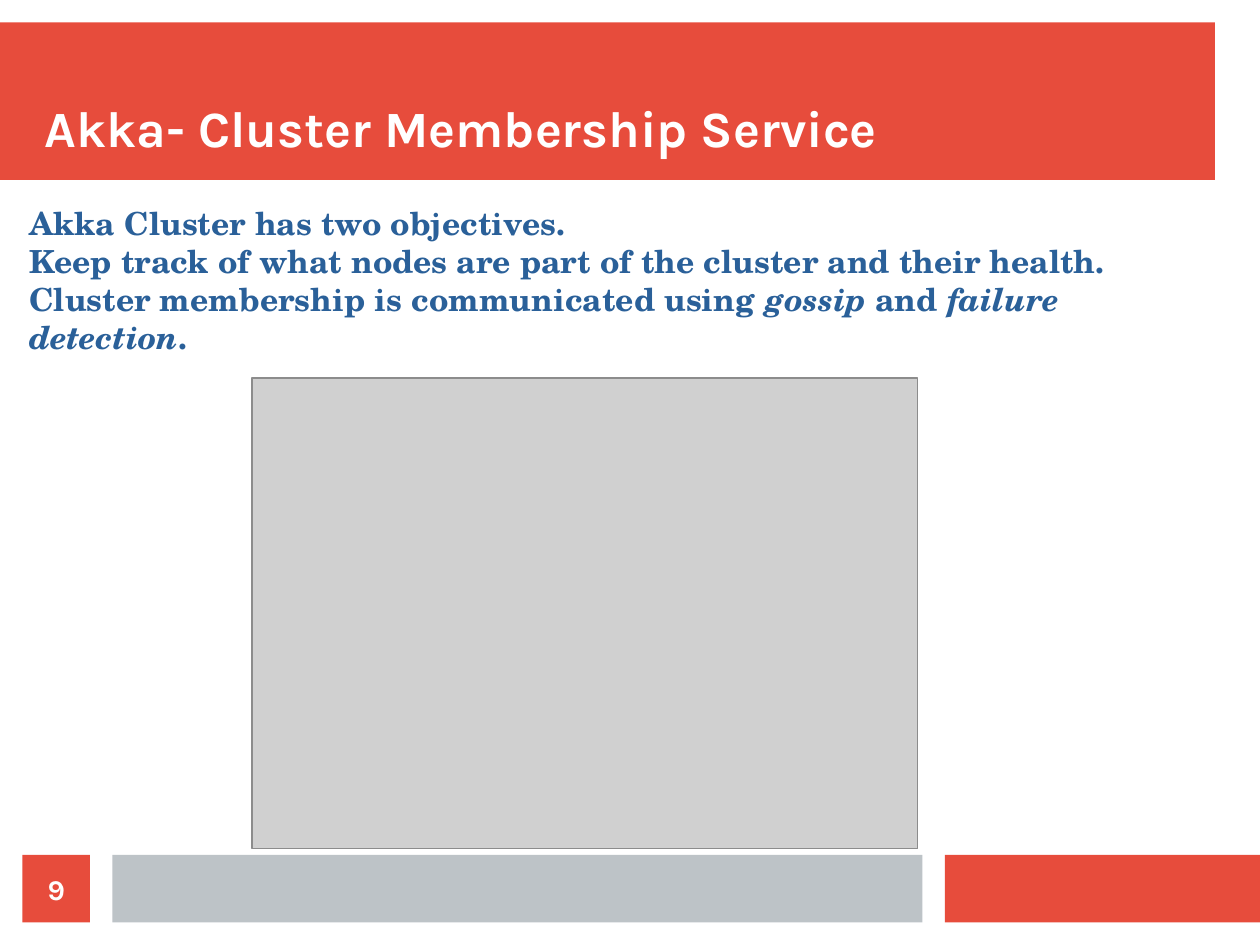
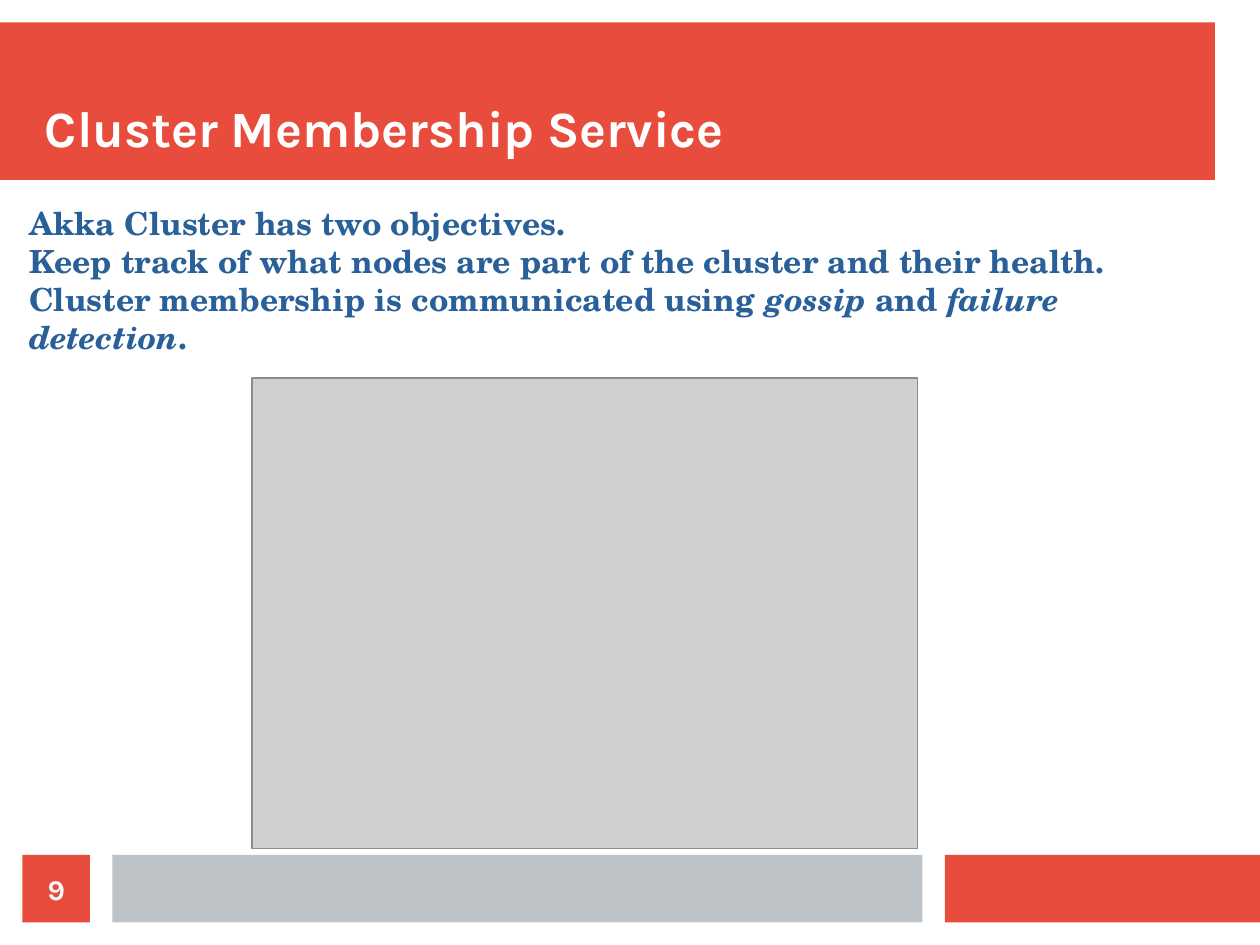
Before and after one commit to bytemania/akka-java-cluster, a slide deck: slide 9 of src/main/resources/res/presentation.odp. Drawn at 1260x945 pixels with LibreOffice and Linux fonts; fonts in the diff are those of the drawing; grey boxes stand for pictures. Boxes give left, top, right and bottom in pixels: in the first picture for what was removed or moved away, otherwise in the second. Text is boxed around its words. In the diff, an @@ line names an element or a change of style, - is before the commit and + after.

```diff
--- a/src/main/resources/res/presentation.odp
+++ b/src/main/resources/res/presentation.odp
@@ title at bbox=[45, 111, 724, 159]: text changed @@
-Akka- Cluster Membership Service
+Cluster Membership Service
```
Also in this commit, not shown: 6 other slides changed, 21 slides added, 6 slides removed.
